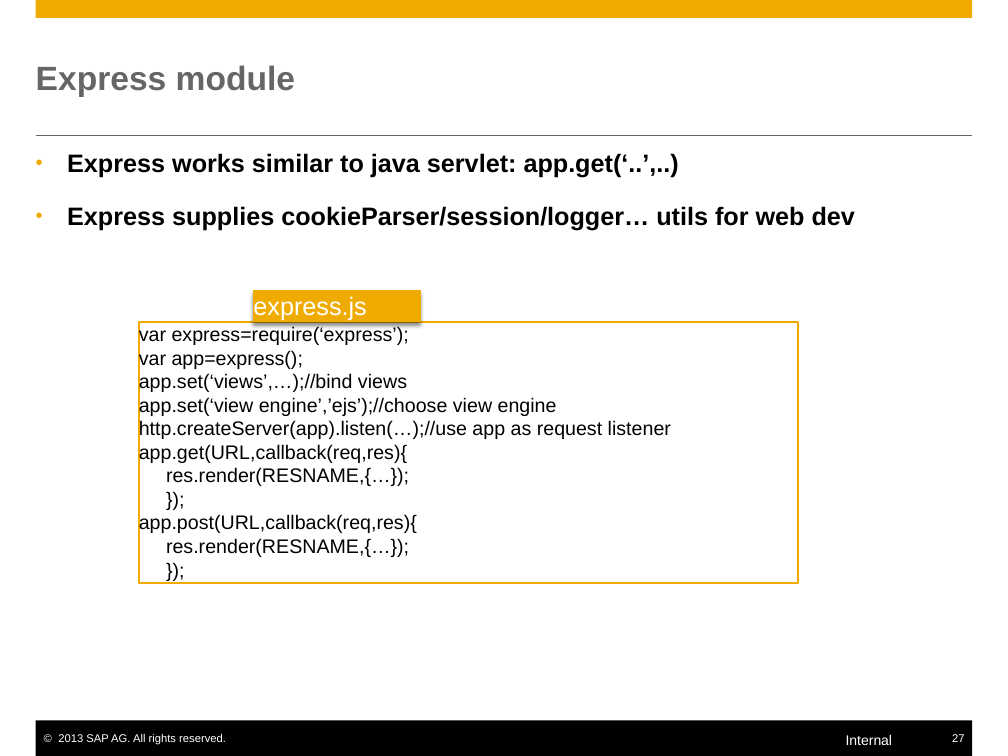
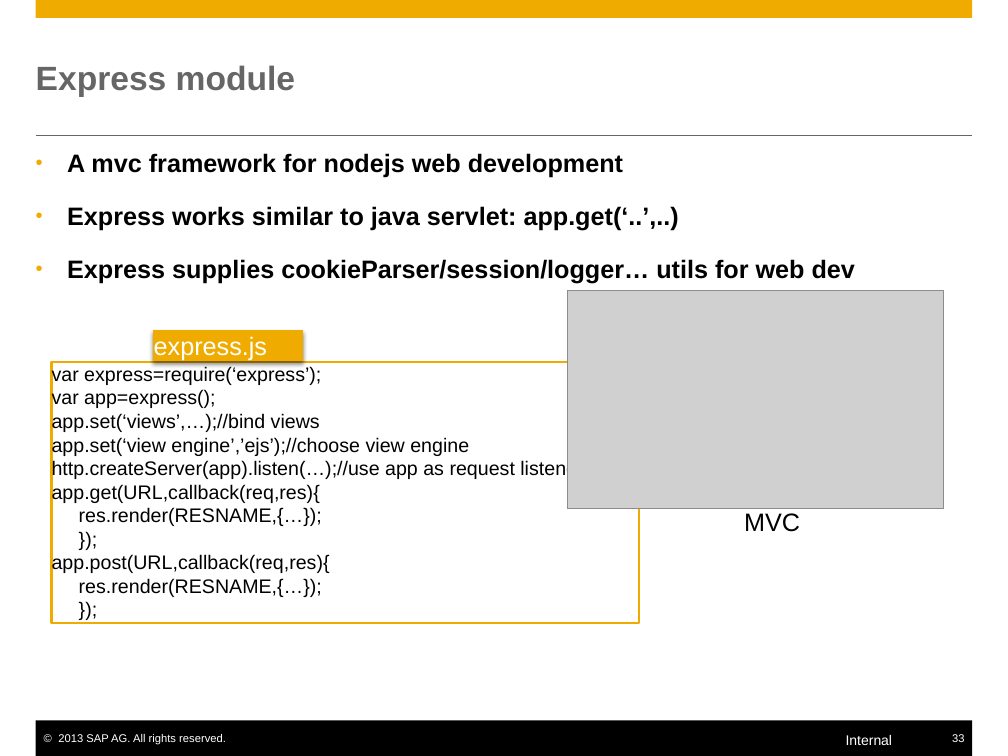
Before and after one commit to yjhcjykwbk-jlsec/mynodejs, a slide deck: slide 33 of nodejs.pptx (slide 27 before the commit). Drawn at 1008x756 pixels with LibreOffice and Linux fonts; fonts in the diff are those of the drawing; grey boxes stand for pictures. Boxes give left, top, right and bottom in pixels: in the first picture for what was removed or moved away, otherwise in the second. Text is boxed around its words. In the diff, an @@ line names an element or a change of style, - is before the commit and + after.

```diff
--- a/nodejs.pptx
+++ b/nodejs.pptx
@@ text at bbox=[67, 153, 623, 178]: paragraph added @@
+• A mvc framework for nodejs web development
@@ picture added at bbox=[568, 290, 943, 508] @@
@@ rectangle "express.js": place and size @@
-rectangle "express.js" at bbox=[253, 290, 419, 321]
+rectangle "express.js" at bbox=[154, 331, 302, 361]
@@ rectangle "var express=require(‘express’);": place and size @@
-rectangle "var express=require(‘express’);" at bbox=[139, 323, 798, 584]
+rectangle "var express=require(‘express’);" at bbox=[51, 362, 639, 623]
@@ text added at bbox=[744, 513, 800, 532], 18 pt, text #000000 @@
+MVC
@@ page number at bbox=[952, 734, 964, 742]: text changed @@
-27
+33
```
Also in this commit, not shown: 19 other slides changed, 7 slides added.
